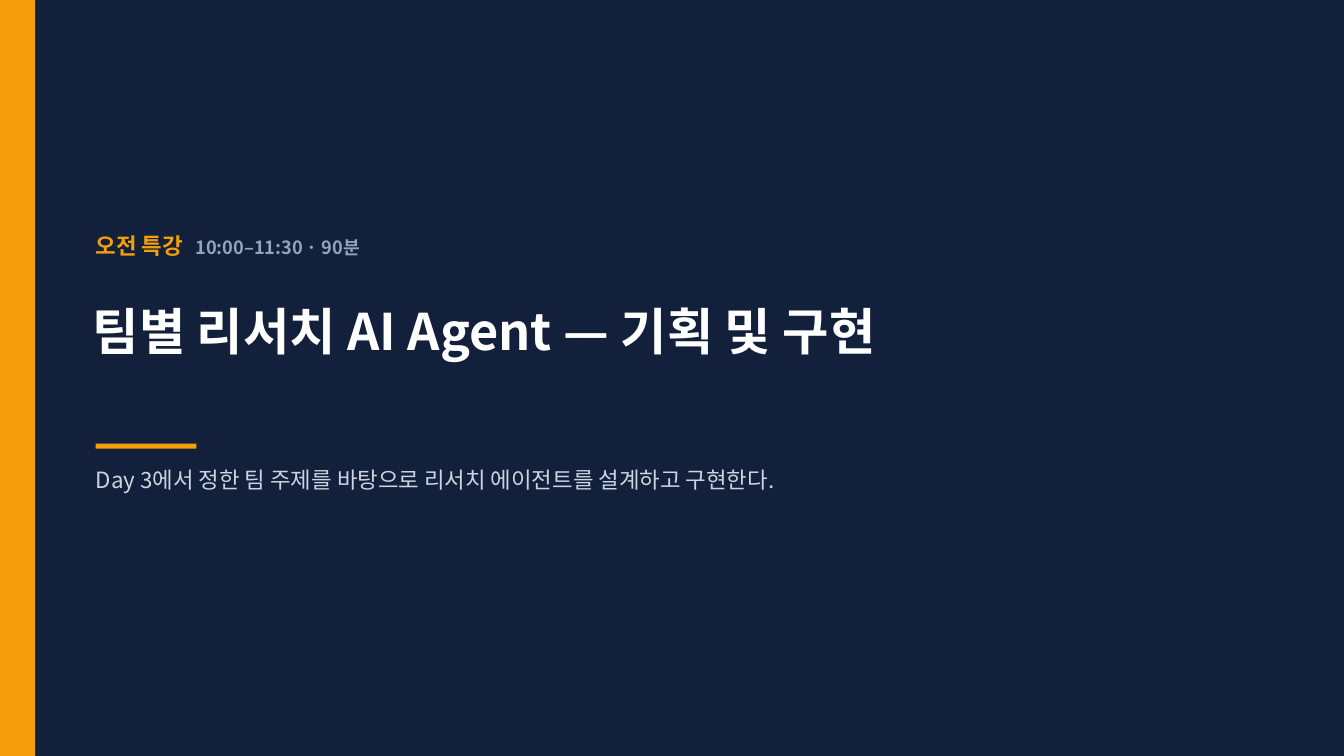
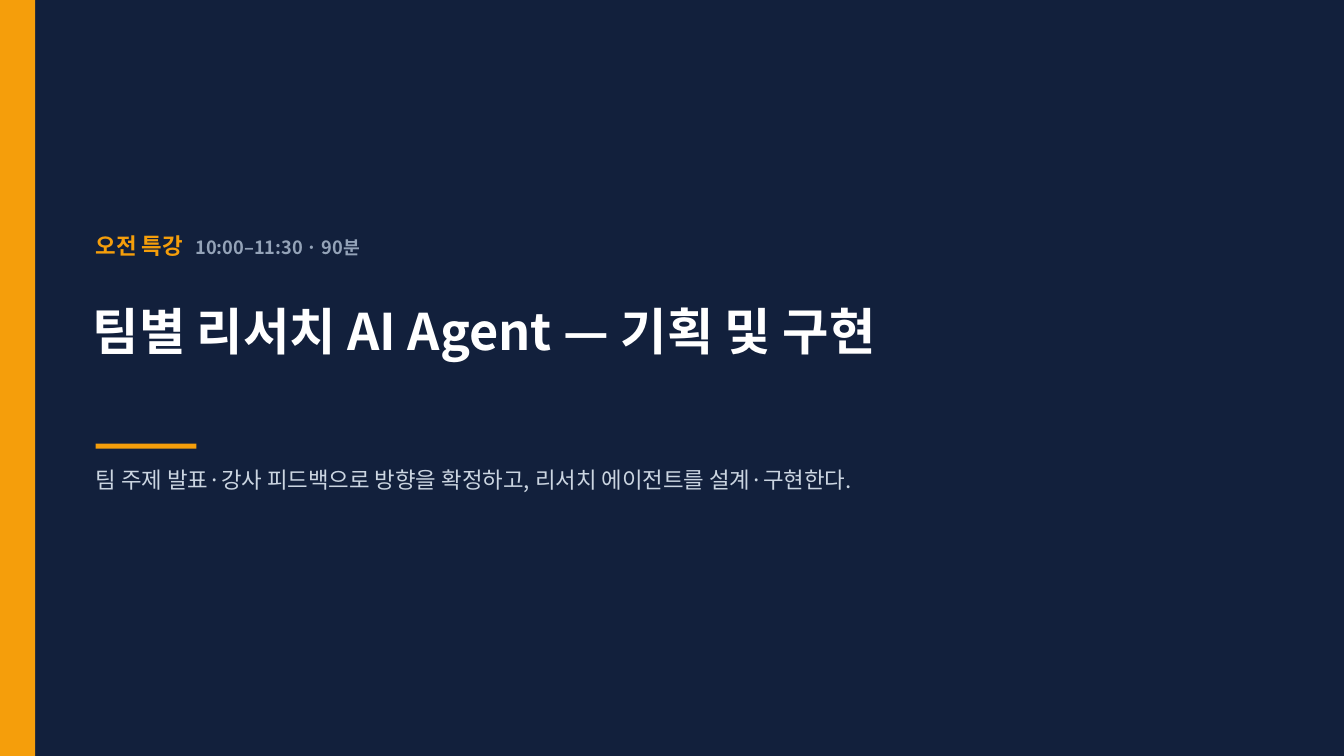
Before and after one commit to jyshin-22/wku-ai-agent-program, a slide deck: slide 4 of slides/day4.pptx. Drawn at 1344x756 pixels with LibreOffice and Linux fonts; fonts in the diff are those of the drawing. Boxes give left, top, right and bottom in pixels: in the first picture for what was removed or moved away, otherwise in the second. Text is boxed around its words. In the diff, an @@ line names an element or a change of style, - is before the commit and + after.

```diff
--- a/slides/day4.pptx
+++ b/slides/day4.pptx
@@ text at [96,469,851,492]: text changed @@
-Day 3에서 정한 팀 주제를 바탕으로 리서치 에이전트를 설계하고 구현한다.
+팀 주제 발표·강사 피드백으로 방향을 확정하고, 리서치 에이전트를 설계·구현한다.
```
Also in this commit, not shown: 1 other slide changed, 1 slide added, 6 other files.
